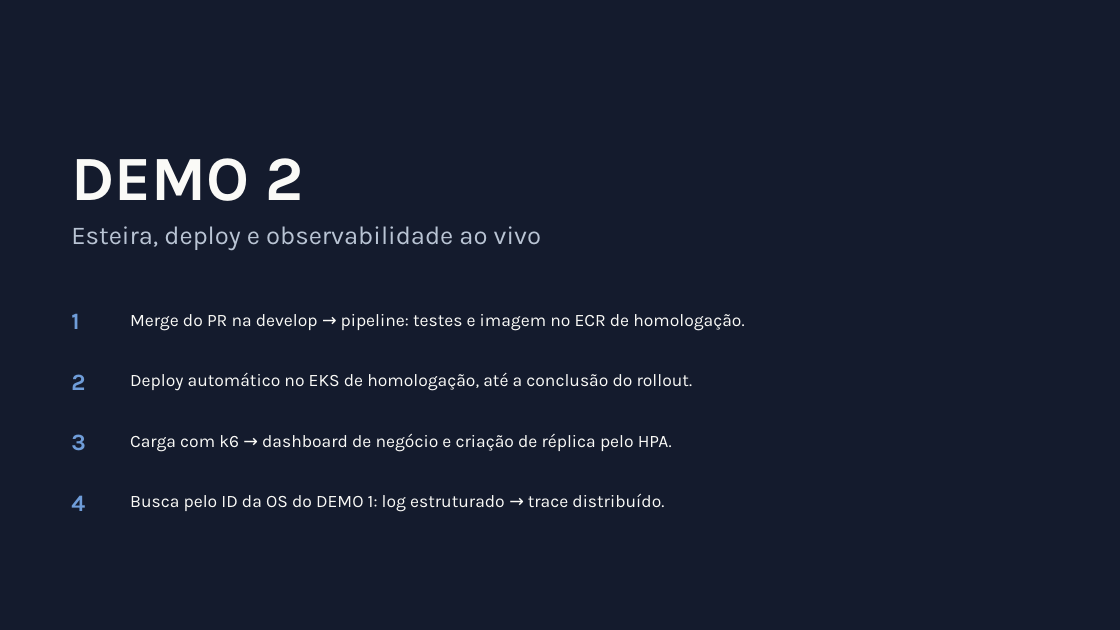
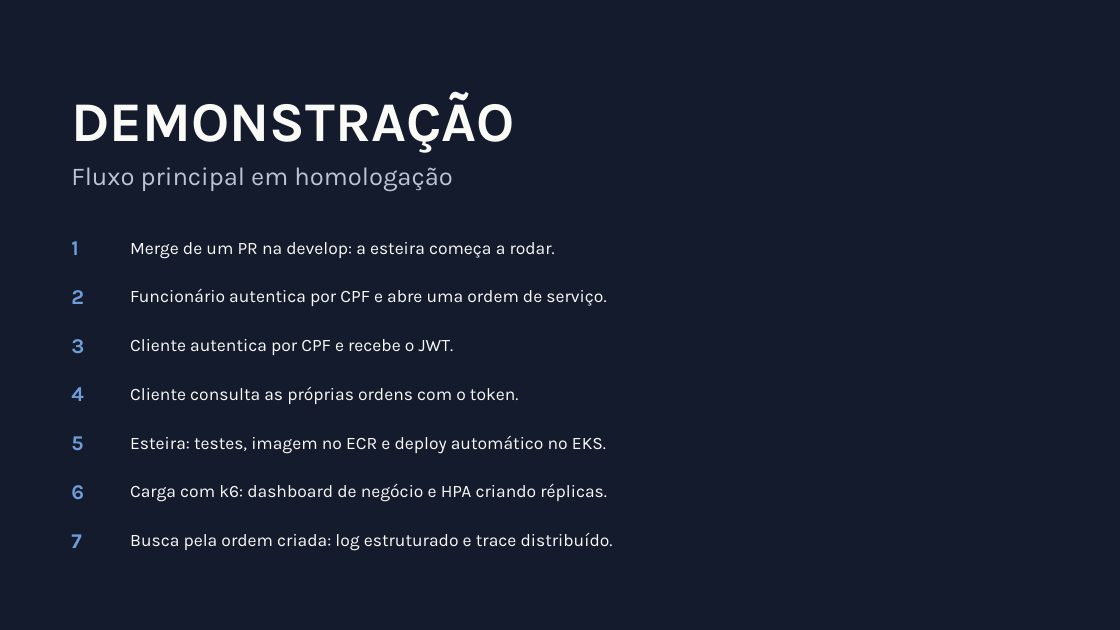
Before and after one commit to Guilherme-Fumagali/tech-challenge-1, a slide deck: slide 13 of docs/tech-challenge-3/apresentacao.pptx. Drawn at 1120x630 pixels with LibreOffice and Linux fonts; fonts in the diff are those of the drawing. Boxes give left, top, right and bottom in pixels: in the first picture for what was removed or moved away, otherwise in the second. Text is boxed around its words. In the diff, an @@ line names an element or a change of style, - is before the commit and + after.

Commit message:
docs: present implementation before happy path demo

```diff
--- a/docs/tech-challenge-3/apresentacao.pptx
+++ b/docs/tech-challenge-3/apresentacao.pptx
@@ text at [71, 91, 515, 153]: text changed; size 54 to 48 pt @@
-DEMO 2
+DEMONSTRAÇÃO
@@ text at [71, 167, 452, 191]: text changed @@
-Esteira, deploy e observabilidade ao vivo
+Fluxo principal em homologação
@@ text "1": place and size @@
-text "1" at [71, 313, 79, 329]
+text "1" at [71, 241, 78, 255]
@@ text at [130, 242, 555, 259]: text changed @@
-Merge do PR na develop → pipeline: testes e imagem no ECR de homologação.
+Merge de um PR na develop: a esteira começa a rodar.
@@ text "2": place and size @@
-text "2" at [71, 374, 85, 390]
+text "2" at [71, 290, 84, 304]
@@ text at [130, 289, 606, 306]: text changed @@
-Deploy automático no EKS de homologação, até a conclusão do rollout.
+Funcionário autentica por CPF e abre uma ordem de serviço.
@@ text "3": place and size @@
-text "3" at [71, 434, 86, 451]
+text "3" at [71, 339, 84, 354]
@@ text added at [130, 339, 454, 355], 15 pt, text #FAFAF7 @@
+Cliente autentica por CPF e recebe o JWT.
@@ size 20 to 18 pt in 4 elements at [71, 241, 78, 255], [71, 290, 84, 304], [71, 339, 84, 354], [71, 387, 83, 401] @@
@@ text "4": place and size @@
-text "4" at [71, 495, 85, 511]
+text "4" at [71, 387, 83, 401]
@@ text added at [130, 387, 519, 404], 15 pt, text #FAFAF7 @@
+Cliente consulta as próprias ordens com o token.
@@ text added at [71, 436, 83, 451], 18 pt, text #6F9DD9, bold @@
+5
@@ text added at [130, 436, 606, 454], 15 pt, text #FAFAF7 @@
+Esteira: testes, imagem no ECR e deploy automático no EKS.
@@ text added at [71, 485, 84, 500], 18 pt, text #6F9DD9, bold @@
+6
@@ text at [130, 483, 607, 502]: text changed @@
-Carga com k6 → dashboard de negócio e criação de réplica pelo HPA.
+Carga com k6: dashboard de negócio e HPA criando réplicas.
@@ text added at [71, 534, 81, 548], 18 pt, text #6F9DD9, bold @@
+7
@@ text at [130, 532, 613, 551]: text changed @@
-Busca pelo ID da OS do DEMO 1: log estruturado → trace distribuído.
+Busca pela ordem criada: log estruturado e trace distribuído.
```
Also in this commit, not shown: 2 slides added, 2 slides removed.
